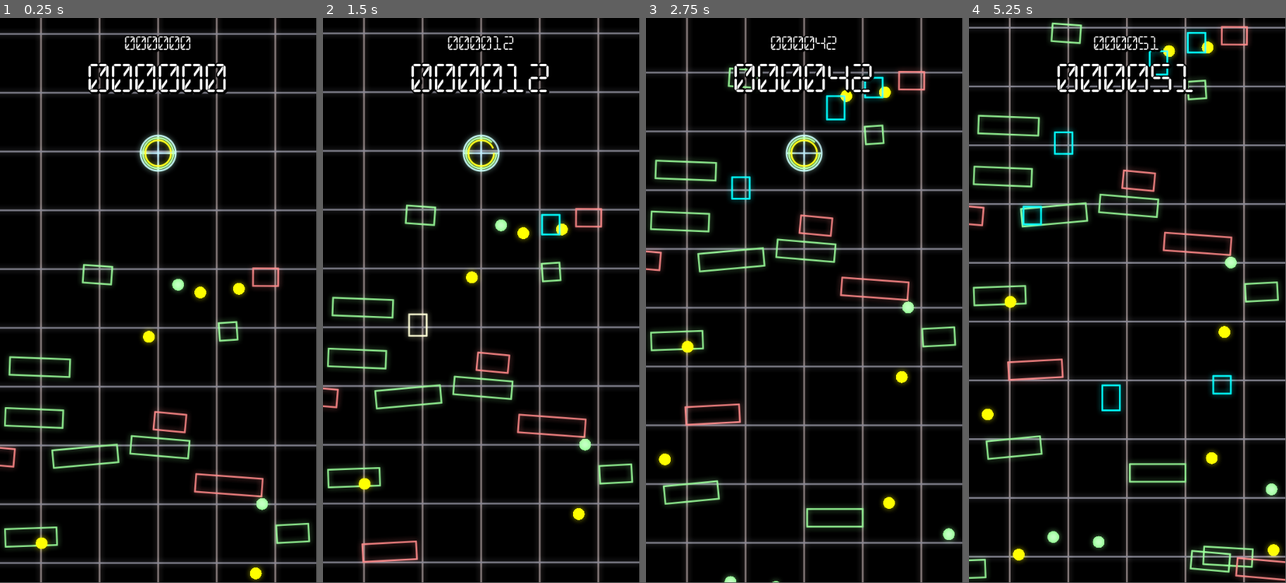
Above: before the commit, frames 1-4 (left to right).
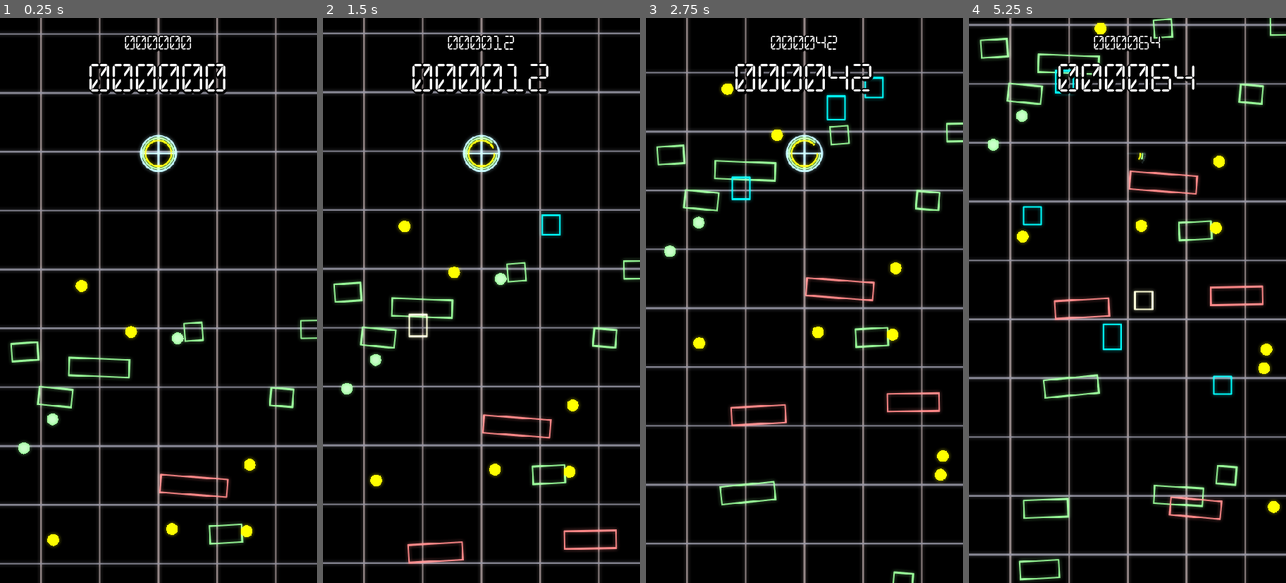
Above: after the commit, the same moments.

Repository: SmBe19/LD48
Game: Godot game, scene res://scn/Root.tscn
Two runs of this game, one before a commit and one after it. Both use one fixed random seed, a clock stepped at 60 frames per second and the inputs below.
Inputs (mouse positions are in pixels of both pictures, inside the frame that each line leads up to):
- Up to frame 1 (0.25 s): no input
- Up to frame 2 (1.5 s): move the mouse to (551, 272) at 0.52 s; click (551, 272) at 0.67 s; move the mouse to (418, 328) at 1.27 s; click (418, 328) at 1.42 s
- Up to frame 3 (2.75 s): move the mouse to (836, 176) at 2.02 s; click (836, 176) at 2.17 s
- Up to frame 4 (5.25 s): move the mouse to (1111, 413) at 2.77 s; click (1111, 413) at 2.92 s; move the mouse to (1222, 385) at 3.52 s; click (1222, 385) at 3.67 s; move the mouse to (1032, 215) at 4.27 s; click (1032, 215) at 4.42 s; move the mouse to (1143, 300) at 5.02 s; click (1143, 300) at 5.17 s
In our replay, the window is 449x799 before the commit and 450x800 after it. These sizes can differ from the game's own. Grey fills any space a smaller window leaves; there, only what the larger window draws over its background counts as a difference.

The runs differ from the first frame. In frame 1, 12% of the frame differs, in the area x 0-100%, y 0-100%; in frame 2, 14%; in frame 3, 15%; in frame 4, 24%.

Commit message:
fix mouse for android

Diff:
--- a/project.godot
+++ b/project.godot
@@ -22,6 +22,9 @@
 
 window/size/width=540
 window/size/height=960
+window/handheld/orientation="portrait"
+window/stretch/mode="2d"
+window/stretch/aspect="expand"
 
 [layer_names]
 
@@ -35,7 +38,10 @@
 [rendering]
 
 quality/driver/driver_name="GLES2"
+quality/intended_usage/framebuffer_allocation=0
+quality/intended_usage/framebuffer_allocation.mobile=0
 vram_compression/import_etc=true
 vram_compression/import_etc2=false
 environment/default_clear_color=Color( 0, 0, 0, 1 )
+quality/filters/use_fxaa=true
 environment/default_environment="res://default_env.tres"
--- a/scn/Root.tscn
+++ b/scn/Root.tscn
@@ -3,14 +3,12 @@
 [ext_resource path="res://scn/Game.tscn" type="PackedScene" id=1]
 [ext_resource path="res://src/postprocessing.tres" type="Material" id=2]
 
-[sub_resource type="GDScript" id=1]
-script/source = "extends Viewport
+[sub_resource type="GDScript" id=5]
+script/source = "extends ViewportContainer
 
 func _ready():
-	size = $\"..\".rect_size
-
-func _on_ViewportContainer_resized():
-	size = $\"..\".rect_size
+	if OS.get_name() == \"Android\" or OS.get_name() == \"HTML5\":
+		material = null;
 "
 
 [sub_resource type="DynamicFontData" id=2]
@@ -34,19 +32,21 @@
 material = ExtResource( 2 )
 anchor_right = 1.0
 anchor_bottom = 1.0
+stretch = true
+script = SubResource( 5 )
 __meta__ = {
 "_edit_use_anchors_": false
 }
 
 [node name="Viewport" type="Viewport" parent="ViewportContainer"]
-size = Vector2( 1, 1 )
+size = Vector2( 540, 960 )
 handle_input_locally = false
 fxaa = true
+disable_3d = true
 usage = 0
 render_target_update_mode = 3
-script = SubResource( 1 )
 
-[node name="Root" parent="ViewportContainer/Viewport" instance=ExtResource( 1 )]
+[node name="Game" parent="ViewportContainer/Viewport" instance=ExtResource( 1 )]
 
 [node name="Score" type="Label" parent="."]
 anchor_right = 1.0
@@ -75,5 +75,3 @@
 __meta__ = {
 "_edit_use_anchors_": false
 }
-
-[connection signal="resized" from="ViewportContainer" to="ViewportContainer/Viewport" method="_on_ViewportContainer_resized"]
--- a/src/Background.gd
+++ b/src/Background.gd
@@ -1,7 +1,7 @@
 extends Node2D
 
-var xcount = 100
-var ycount = 100
+var xcount = 50
+var ycount = 50
 var distance = 100
 
 func _draw():
@@ -20,5 +20,5 @@
 func _process(delta):
 	timer -= delta
 	if timer < 0:
-		timer = 20
+		timer = 5
 		update()
--- a/src/Obstacles.gd
+++ b/src/Obstacles.gd
@@ -7,14 +7,14 @@
 
 var last_height = -1800
 var precreate = 2000
-var obst_per_height = 0.1
-var time_per_height = 0.06
-var rect_per_height = 0.03
+var obst_per_height = 0.05
+var time_per_height = 0.03
+var rect_per_height = 0.015
 var dang_prob = 0.15
-var xrand = 2000
+var xrand = 1000
 var rotrand = 0.1
 var create_every = 200
-var headroom = 500
+var headroom = 1000
 
 func clean_children(ppos):
 	for child in get_children():
@@ -56,8 +56,14 @@
 var mouse_start = Vector2.ZERO
 var mouse_rect = null
 
+func get_mouse_pos():
+	var gmp = $"/root/Root/Score".get_global_mouse_position()
+	var corrected = gmp - get_viewport().canvas_transform.origin
+	print(get_viewport().canvas_transform.origin)
+	return corrected
+
 func place_mouse_rect():
-	var pos = get_global_mouse_position()
+	var pos = get_mouse_pos()
 	var dist = mouse_start.distance_to(pos)
 	var wanted_size = dist + 30
 	mouse_rect.width = wanted_size / 30.0
@@ -70,7 +76,7 @@
 		if event.button_index == BUTTON_LEFT and event.pressed:
 			if $"../Player".remaining_rectangles > 0:
 				mouse_down = true
-				mouse_start = get_global_mouse_position()
+				mouse_start = get_mouse_pos()
 				mouse_rect = obstacle.instance()
 				mouse_rect.color = Color.lightgoldenrod
 				mouse_rect.get_node("Collision").disabled = true
--- a/src/postprocessing.shader
+++ b/src/postprocessing.shader
@@ -1,8 +1,9 @@
 shader_type canvas_item;
+
+uniform int off = 5;
 
 void fragment() {
 	vec2 ps = SCREEN_PIXEL_SIZE;
-	int off = 10;
 	float coeff = 0.;
 	vec4 sur = vec4(0);
 	for (int dx = -off; dx <= off; dx++) {
--- a/src/postprocessing.tres
+++ b/src/postprocessing.tres
@@ -4,3 +4,4 @@
 
 [resource]
 shader = ExtResource( 1 )
+shader_param/off = 5
Not shown, changed: README.md
